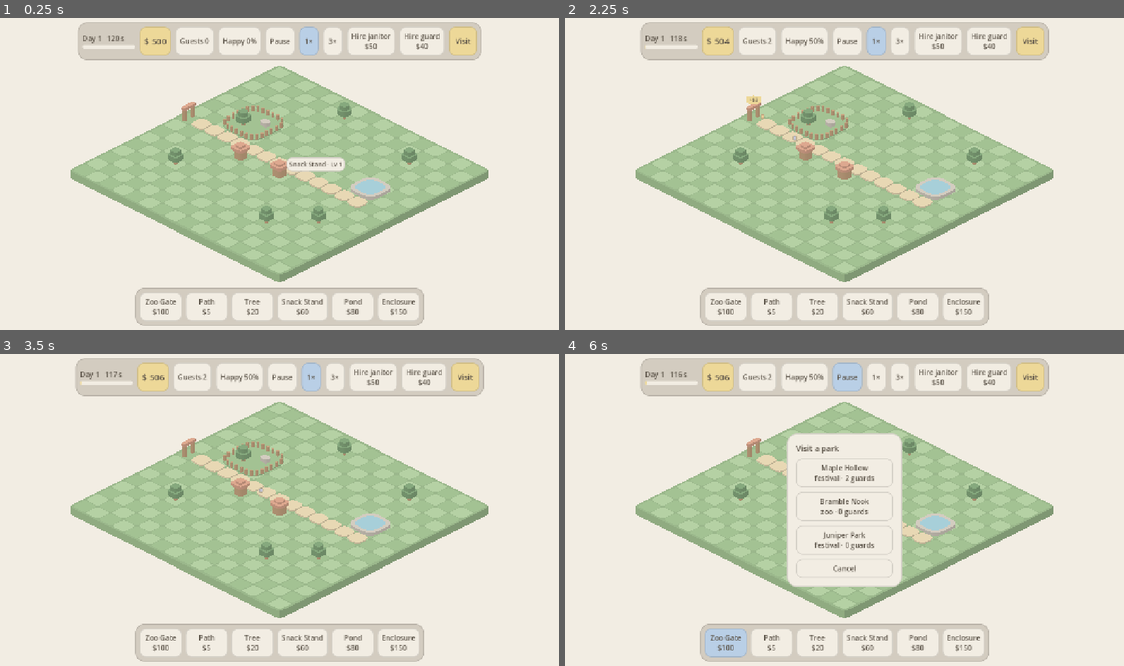
Above: before the commit, frames 1-4 (two rows, left to right).
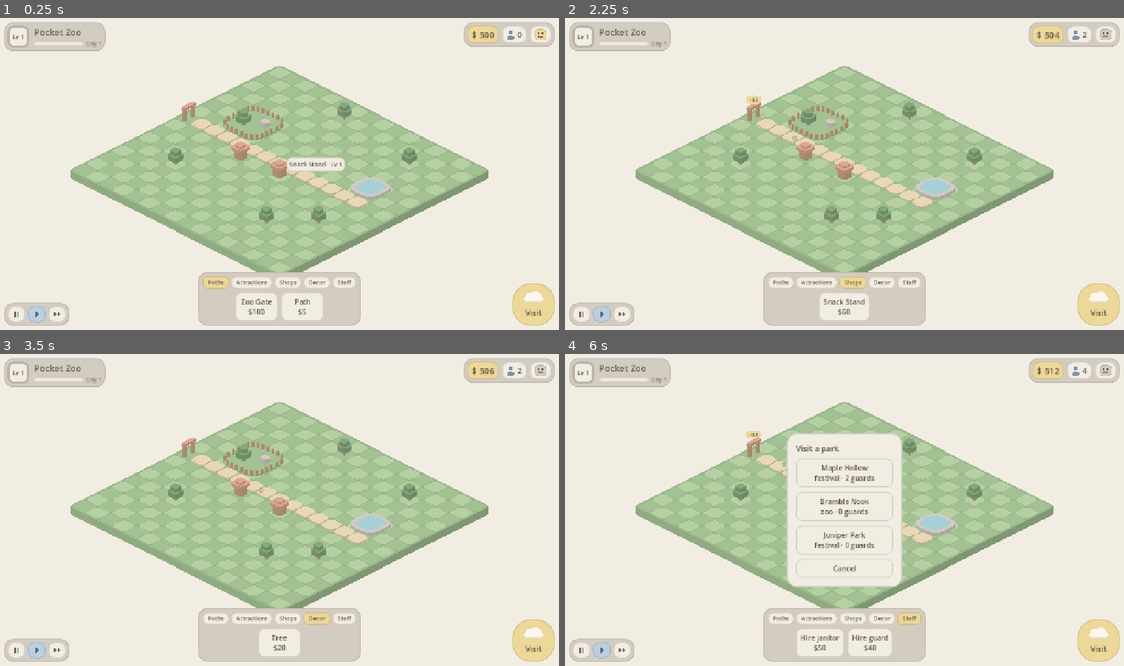
Above: after the commit, the same moments.

Repository: MKrabs/pocket-parks
Game: Godot game, scene res://main.tscn
Two runs of this game, one before a commit and one after it. Both use one fixed random seed, a clock stepped at 60 frames per second and the inputs below.
Inputs (mouse positions are in pixels of both pictures, inside the frame that each line leads up to):
- Up to frame 1 (0.25 s): no input
- Up to frame 2 (2.25 s): click (783, 283) at 0.5 s, where only the run after the commit has a clickable "Paths"; click (816, 283) at 1.25 s, where only the run after the commit has a clickable "Attractions"; click (850, 283) at 2 s, where only the run after the commit has a clickable "Shops"
- Up to frame 3 (3.5 s): click (318, 619) at 2.75 s, where only the run after the commit has a clickable "Decor"
- Up to frame 4 (6 s): click (911, 619) at 3.5 s, where only the run after the commit has a clickable "Staff"; click (844, 375) at 4.25 s, where only the run before the commit has a clickable "Pause"; click "Visit" at 5 s; click (727, 644) at 5.75 s, where only the run before the commit has a clickable "Zoo Gate $100"

The runs differ from the first frame. In frame 1, 12% of the frame differs, in the area x 0-100%, y 1-99%; in frame 2, 13%; in frame 3, 13%; in frame 4, 13%.

Commit message:
X3: New HUD layout: corner HUD, tabbed build bar with Staff, round Visit button
Co-Authored-By: Claude Opus 5.5 <noreply@anthropic.com>

Diff:
--- a/main.gd
+++ b/main.gd
@@ -95,6 +95,7 @@
 		grid.tile_hover = id != ""
 		if id != "":
 			card.close())
+	bar.hire.connect(func(kind: String) -> void: sim.hire(kind))
 	add_child(bar)
 	card.sim = sim
 	card.map = zoo.map
@@ -130,6 +131,7 @@
 		step_world()
 		_acc -= 1.0
 	zoo.show_wrecked(sim.closed)
+	toasts.floor_y = card.top() if card.is_open() else INF
 	zoo.map.money = sim.money  # the sim owns money while the day runs; building spends from the map
 	if visiting:
 		_visit_zoo.show_wrecked(visits[0]["sim"].closed)
--- a/scripts/build_bar.gd
+++ b/scripts/build_bar.gd
@@ -1,12 +1,16 @@
 class_name BuildBar
 extends CanvasLayer
-# Bottom bar: one button per catalog building plus an eraser. Money lives in the Hud.
+# Bottom bar: category tabs over one row of items. Building tabs filter the catalog by role; Staff hires.
 
 signal picked(id: String)  # "" = back to Select (the pressed item was clicked again)
+signal hire(kind: String)
 
 const RADIUS := 14
+const TABS := {"Paths": ["entrance", "path"], "Attractions": ["attraction"], "Shops": ["shop"], "Decor": ["decor"], "Staff": []}
 
-var row := HBoxContainer.new()
+var row := HBoxContainer.new()  # every item; only the current tab's are visible
+var tabs := HBoxContainer.new()
+var tab := "Paths"
 var stolen: Array[String] = []  # blueprints spies brought home, offered in every theme
 
 static func box(c: Color, radius: int = RADIUS) -> StyleBoxFlat:
@@ -19,17 +23,46 @@
 	s.set_border_width_all(2)
 	return s
 
+## Tab a building id belongs to ("" if none).
+static func tab_of(id: String) -> String:
+	for t: String in TABS:
+		if Buildings.get_def(id)["role"] in TABS[t]:
+			return t
+	return ""
+
 func _ready() -> void:
 	var bar := PanelContainer.new()
 	bar.add_theme_stylebox_override("panel", box(Palette.STONE, 20))
+	var col := VBoxContainer.new()
+	col.add_theme_constant_override("separation", 8)
+	tabs.add_theme_constant_override("separation", 4)
+	tabs.alignment = BoxContainer.ALIGNMENT_CENTER
+	var group := ButtonGroup.new()
+	for t: String in TABS:
+		var b := Hud._button(t, show_tab.bind(t))
+		b.toggle_mode = true
+		b.button_group = group
+		b.button_pressed = t == tab
+		b.add_theme_font_size_override("font_size", 13)
+		b.add_theme_stylebox_override("pressed", box(Palette.BUTTER, 10))
+		b.add_theme_stylebox_override("hover_pressed", box(Palette.BUTTER, 10))
+		for k in ["normal", "hover", "pressed", "hover_pressed"]:
+			(b.get_theme_stylebox(k) as StyleBoxFlat).set_content_margin_all(5)
+			(b.get_theme_stylebox(k) as StyleBoxFlat).content_margin_left = 12
+			(b.get_theme_stylebox(k) as StyleBoxFlat).content_margin_right = 12
+		b.set_meta("tab", t)
+		tabs.add_child(b)
+	col.add_child(tabs)
 	row.add_theme_constant_override("separation", 8)
-	bar.add_child(row)
+	row.alignment = BoxContainer.ALIGNMENT_CENTER
+	col.add_child(row)
+	bar.add_child(col)
 	add_child(bar)
 	bar.grow_horizontal = Control.GROW_DIRECTION_BOTH
 	bar.grow_vertical = Control.GROW_DIRECTION_BEGIN
 	fill()
 
-## (Re)build the buttons for the active theme, none pressed (Select mode).
+## (Re)build the items for the active theme, none pressed (Select mode).
 func fill() -> void:
 	for c in row.get_children():
 		row.remove_child(c)
@@ -39,36 +72,52 @@
 	for id: String in Buildings.ids() + stolen.filter(func(s: String) -> bool: return not s in Buildings.ids()):
 		var b: Dictionary = Buildings.get_def(id)
 		row.add_child(button("%s\n$%d" % [b["name"], b["cost"]], id, group))
-	var bar := row.get_parent() as Control
-	bar.reset_size()
-	bar.set_anchors_and_offsets_preset(Control.PRESET_CENTER_BOTTOM, Control.PRESET_MODE_MINSIZE, 16)
+	for kind: String in ParkSim.STAFF:
+		var h := Hud._button("Hire %s\n$%d" % [kind, ParkSim.STAFF[kind]["hire"]], hire.emit.bind(kind))
+		h.custom_minimum_size = Vector2(96, 0)
+		h.set_meta("id", "")
+		h.set_meta("tab", "Staff")
+		row.add_child(h)
 	picked.emit("")
+	show_tab(tab)
+
+## Show one tab's items; an item pressed on another tab is let go (back to Select).
+func show_tab(t: String) -> void:
+	tab = t
+	for b: Button in tabs.get_children():
+		b.set_pressed_no_signal(b.get_meta("tab") == t)
+	for b: Button in row.get_children():
+		b.visible = b.get_meta("tab") == t
+		if not b.visible and b.button_pressed:
+			b.button_pressed = false
+	var bar := row.get_parent().get_parent() as Control
+	if bar.is_inside_tree():
+		bar.reset_size()
+		bar.set_anchors_and_offsets_preset(Control.PRESET_CENTER_BOTTOM, Control.PRESET_MODE_MINSIZE, 16)
+
+## Ids on the current tab (hire buttons count as "").
+func visible_ids() -> Array:
+	return row.get_children().filter(func(b: Button) -> bool: return b.visible).map(func(b: Button) -> String: return b.get_meta("id"))
 
 ## Back to Select: unpress whatever item is pressed (emits picked("")).
 func clear() -> void:
 	for b: Button in row.get_children():
 		b.button_pressed = false
 
-## Press the item for `id` (emits picked(id)), as a click on it would.
+## Press the item for `id` (emits picked(id)), as a click on it would; its tab opens first.
 func pick(id: String) -> void:
+	show_tab(tab_of(id))
 	for b: Button in row.get_children():
 		if b.get_meta("id") == id:
 			b.button_pressed = true
 
 func button(text: String, id: String, group: ButtonGroup) -> Button:
-	var b := Button.new()
-	b.text = text
+	var b := Hud._button(text, func() -> void: pass)
 	b.toggle_mode = true
 	b.button_group = group
-	b.focus_mode = Control.FOCUS_NONE
 	b.custom_minimum_size = Vector2(96, 0)
-	b.add_theme_stylebox_override("normal", box(Palette.CREAM))
-	b.add_theme_stylebox_override("hover", box(Palette.shade(Palette.CREAM, 0.04)))
-	b.add_theme_stylebox_override("pressed", box(Palette.SKY))
-	b.add_theme_stylebox_override("hover_pressed", box(Palette.SKY))
-	for k in ["font_color", "font_hover_color", "font_pressed_color", "font_hover_pressed_color"]:
-		b.add_theme_color_override(k, Palette.INK)
 	b.set_meta("id", id)
+	b.set_meta("tab", tab_of(id))
 	b.toggled.connect(func(on: bool) -> void:
 		if on:
 			picked.emit(id)
--- a/scripts/crime_toasts.gd
+++ b/scripts/crime_toasts.gd
@@ -8,15 +8,17 @@
 const MAX := 4
 const LIFE := 6.0
 const NO_ORIGIN := Vector2i(-1, -1)
+const TOP := 90.0  # below the hud's top-right chips
 
 var items: Array[Dictionary] = []  # {panel, sub, event, age}, newest first
+var floor_y := INF  # toasts reaching below this are hidden (main sets it to the info card's top)
 var _col := VBoxContainer.new()
 
 func _ready() -> void:
 	_col.add_theme_constant_override("separation", 8)
 	_col.set_anchors_and_offsets_preset(Control.PRESET_TOP_RIGHT, Control.PRESET_MODE_MINSIZE, 16)
 	_col.grow_horizontal = Control.GROW_DIRECTION_BEGIN
-	_col.position.y = 116  # below the hud bar
+	_col.position.y = TOP
 	_col.mouse_filter = Control.MOUSE_FILTER_IGNORE
 	add_child(_col)
 
@@ -65,6 +67,8 @@
 	for t in items.duplicate():
 		t["age"] += delta
 		t["sub"].visible = t["event"].get("witnessed", false)
+		var p: Control = t["panel"]
+		p.visible = p.position.y + p.size.y + TOP + 8 <= floor_y
 		if t["age"] >= LIFE:
 			items.erase(t)
 			_vanish(t["panel"])
--- a/scripts/hud.gd
+++ b/scripts/hud.gd
@@ -1,73 +1,132 @@
 class_name Hud
 extends CanvasLayer
-# Top bar over the running day: clock, money, guests, happiness, speed, hiring. End-of-day card.
+# Screen corners over the running day. Top-left: park name, level badge, day bar. Top-right: money,
+# guests, mood face. Bottom-left: pause / play / fast. Bottom-right: Visit. Plus the end-of-day card.
 
 signal visit_pressed
+
+const MARGIN := 16
+const SPEEDS := [0, 1, 3]
+const VISIT_SIZE := 96.0
 
 var sim: ParkSim
 var speed := 1  # sim steps per tick of game time; 0 = paused
 var day := 1
-
+var level := 1
+var progress := 0.0  # 0..1 of the way to the next level (park level comes in L1)
+
+var park_name := _label(20)
+var guests := _label(18)
+var money := _label(20)
+var mood := 0  # 1 happy, 0 neutral, -1 sad (drawn as a face)
+var speed_buttons: Array[Button] = []
+var visit: Button
 var _clock := ProgressBar.new()
-var _day_label := _label(16)
-var _money := _label(20)
+var _day_label := _label(13)
+var _badge := Control.new()
+var _face := Control.new()
 var _chip: PanelContainer  # the money chip
 var _shown := 0.0  # money the chip shows while it counts to sim.money
 var _target := 0
 var _count: Tween
 var _bounced := -INF
 var _time := 0.0
-var _guests := _label(16)
-var _mood := _label(16)
 var _card := PanelContainer.new()
 var _card_text := _label(18)
+
+## Mood face for an average happiness (0..100).
+static func face_for(happiness: float) -> int:
+	return 1 if happiness >= 60.0 else (0 if happiness >= 35.0 else -1)
+
+## Park level on the badge; `p` fills its ring (0..1).
+func set_level(lv: int, p: float) -> void:
+	level = lv
+	progress = clampf(p, 0.0, 1.0)
+	_badge.queue_redraw()
 
 func _ready() -> void:
 	_target = sim.money
 	_shown = sim.money
-	var bar := PanelContainer.new()
-	bar.add_theme_stylebox_override("panel", BuildBar.box(Palette.STONE, 20))
-	var row := HBoxContainer.new()
-	row.add_theme_constant_override("separation", 10)
-	bar.add_child(row)
-
-	var clock := VBoxContainer.new()
-	clock.add_theme_constant_override("separation", 4)
-	clock.alignment = BoxContainer.ALIGNMENT_CENTER
-	clock.add_child(_day_label)
-	_clock.custom_minimum_size = Vector2(120, 8)
+	park_name.text = "Pocket Zoo"
+
+	# top-left: badge, name, day bar
+	var left := _panel()
+	var lrow := HBoxContainer.new()
+	lrow.add_theme_constant_override("separation", 12)
+	_badge.custom_minimum_size = Vector2(48, 48)
+	_badge.draw.connect(_draw_badge)
+	lrow.add_child(_badge)
+	var lcol := VBoxContainer.new()
+	lcol.add_theme_constant_override("separation", 4)
+	lcol.alignment = BoxContainer.ALIGNMENT_CENTER
+	lcol.add_child(park_name)
+	var drow := HBoxContainer.new()
+	drow.add_theme_constant_override("separation", 8)
+	_clock.custom_minimum_size = Vector2(110, 6)
+	_clock.size_flags_vertical = Control.SIZE_SHRINK_CENTER
 	_clock.show_percentage = false
 	_clock.max_value = ParkSim.DAY_TICKS
 	_clock.add_theme_stylebox_override("background", _flat(Palette.CREAM))
 	_clock.add_theme_stylebox_override("fill", _flat(Palette.BUTTER))
-	clock.add_child(_clock)
-	row.add_child(clock)
-	for l in [_money, _guests, _mood]:
-		var chip := PanelContainer.new()
-		chip.add_theme_stylebox_override("panel", BuildBar.box(Palette.BUTTER if l == _money else Palette.CREAM))
-		chip.add_child(l)
-		if l == _money:
-			_chip = chip
-		row.add_child(chip)
-
+	drow.add_child(_clock)
+	_day_label.modulate.a = 0.7
+	drow.add_child(_day_label)
+	lcol.add_child(drow)
+	lrow.add_child(lcol)
+	left.add_child(lrow)
+	add_child(left)
+	left.set_anchors_and_offsets_preset(Control.PRESET_TOP_LEFT, Control.PRESET_MODE_MINSIZE, MARGIN)
+
+	# top-right: money, guests, mood
+	var right := _panel()
+	var rrow := HBoxContainer.new()
+	rrow.add_theme_constant_override("separation", 8)
+	_chip = _chip_of(Palette.BUTTER, [money])
+	rrow.add_child(_chip)
+	rrow.add_child(_chip_of(Palette.CREAM, [_icon(Vector2(18, 26), _draw_person), guests]))
+	_face.custom_minimum_size = Vector2(28, 28)
+	_face.draw.connect(_draw_face)
+	rrow.add_child(_chip_of(Palette.CREAM, [_face]))
+	right.add_child(rrow)
+	add_child(right)
+	right.set_anchors_and_offsets_preset(Control.PRESET_TOP_RIGHT, Control.PRESET_MODE_MINSIZE, MARGIN)
+	right.grow_horizontal = Control.GROW_DIRECTION_BEGIN
+
+	# bottom-left: speed
+	var speeds := _panel()
+	var srow := HBoxContainer.new()
+	srow.add_theme_constant_override("separation", 6)
 	var group := ButtonGroup.new()
-	for s in [[0, "Pause"], [1, "1×"], [3, "3×"]]:
-		var b := _button(s[1], func() -> void: speed = s[0])
+	for s: int in SPEEDS:
+		var b := _button("", func() -> void: speed = s)
 		b.toggle_mode = true
 		b.button_group = group
-		b.button_pressed = s[0] == speed
-		b.custom_minimum_size = Vector2(44, 0)
-		row.add_child(b)
-	for kind: String in ParkSim.STAFF:
-		row.add_child(_button("Hire %s\n$%d" % [kind, ParkSim.STAFF[kind]["hire"]], func() -> void: sim.hire(kind)))
-	var visit := _button("Visit", visit_pressed.emit)
-	visit.add_theme_stylebox_override("normal", BuildBar.box(Palette.BUTTER))
-	visit.add_theme_stylebox_override("hover", BuildBar.box(Palette.shade(Palette.BUTTER, 0.04)))
-	visit.custom_minimum_size = Vector2(64, 0)
-	row.add_child(visit)
-	add_child(bar)
-	bar.set_anchors_and_offsets_preset(Control.PRESET_CENTER_TOP, Control.PRESET_MODE_MINSIZE, 16)
-	bar.grow_horizontal = Control.GROW_DIRECTION_BOTH
+		b.button_pressed = s == speed
+		b.custom_minimum_size = Vector2(40, 36)
+		b.draw.connect(_draw_speed.bind(b, s))
+		speed_buttons.append(b)
+		srow.add_child(b)
+	speeds.add_child(srow)
+	add_child(speeds)
+	speeds.set_anchors_and_offsets_preset(Control.PRESET_BOTTOM_LEFT, Control.PRESET_MODE_MINSIZE, MARGIN)
+	speeds.grow_vertical = Control.GROW_DIRECTION_BEGIN
+
+	# bottom-right: Visit, a big round button with a cloud
+	visit = _button("Visit", visit_pressed.emit)
+	for k in ["normal", "hover", "pressed", "hover_pressed"]:
+		var st := BuildBar.box(Palette.shade(Palette.BUTTER, 0.04) if k == "hover" else Palette.BUTTER, int(VISIT_SIZE * 0.42))
+		st.content_margin_top = 46
+		visit.add_theme_stylebox_override(k, st)
+	visit.add_theme_font_size_override("font_size", 18)
+	visit.custom_minimum_size = Vector2.ONE * VISIT_SIZE
+	var cloud := Puff.new()
+	cloud.size = 44
+	cloud.position = Vector2(VISIT_SIZE * 0.5, 30)
+	visit.add_child(cloud)
+	add_child(visit)
+	visit.set_anchors_and_offsets_preset(Control.PRESET_BOTTOM_RIGHT, Control.PRESET_MODE_MINSIZE, MARGIN)
+	visit.grow_horizontal = Control.GROW_DIRECTION_BEGIN
+	visit.grow_vertical = Control.GROW_DIRECTION_BEGIN
 
 	var card_box := BuildBar.box(Palette.CREAM, 20)
 	card_box.set_content_margin_all(22)
@@ -96,11 +155,14 @@
 			_chip.pivot_offset = _chip.size * 0.5
 			Motion.bounce(_chip)
 	var r := sim.day_report()
-	_day_label.text = "Day %d   %d s" % [day, ceili(ParkSim.DAY_TICKS / float(ParkSim.TPS) - sim.day_time())]
+	_day_label.text = "Day %d" % day
 	_clock.value = sim.tick
-	_money.text = "$ %d" % roundi(_shown)
-	_guests.text = "Guests %d" % sim.guests.size()
-	_mood.text = "Happy %d%%" % roundi(r["happiness"])
+	money.text = "$ %d" % roundi(_shown)
+	guests.text = str(sim.guests.size())
+	var m := face_for(r["happiness"]) if sim.guests.size() > 0 else 1
+	if m != mood:
+		mood = m
+		_face.queue_redraw()
 	var over := sim.tick >= ParkSim.DAY_TICKS
 	if over and not _card.visible:
 		_card_text.text = "Day %d is over\nIncome   $ %d\nGuests   %d\nHappiness   %d%%\nWages   $ %d" % [
@@ -118,6 +180,91 @@
 	Motion.pop(c)
 	Motion.fly_to(c, chip if amount > 0 else screen, func() -> void: Motion.vanish(c))
 
+func _draw_badge() -> void:
+	var c := _badge.size * 0.5
+	var ring := Squircle.points(c, c - Vector2(2, 2), 4.0, 48)
+	_badge.draw_colored_polygon(ring, Palette.CREAM)
+	ring.append(ring[0])
+	_badge.draw_polyline(ring, Palette.shade(Palette.STONE, 0.12), 4.0, true)
+	if progress > 0.0:  # clockwise from the top
+		var steps := 48
+		var part := ring.slice(0, 0)
+		for i in roundi(steps * progress) + 1:
+			part.append(ring[(i + steps * 3 / 4) % steps])
+		_badge.draw_polyline(part, Palette.shade(Palette.BUTTER, 0.22), 4.0, true)
+	var font := ThemeDB.fallback_font
+	var t := "Lv %d" % level
+	var w := font.get_string_size(t, HORIZONTAL_ALIGNMENT_LEFT, -1, 14).x
+	_badge.draw_string(font, c + Vector2(-w * 0.5, 5), t, HORIZONTAL_ALIGNMENT_LEFT, -1, 14, Palette.INK)
+
+func _draw_face() -> void:
+	var c := _face.size * 0.5
+	var col: Color = [Palette.CORAL, Palette.STONE, Palette.BUTTER][mood + 1]
+	_face.draw_colored_polygon(Squircle.points(c, Vector2(13, 13), 3.2, 40), Palette.shade(col, 0.12))
+	_face.draw_colored_polygon(Squircle.points(c, Vector2(11.5, 11.5), 3.2, 40), col)
+	var ink := Color(Palette.INK, 0.85)
+	for x in [-4.5, 4.5]:
+		_face.draw_colored_polygon(Squircle.points(c + Vector2(x, -3), Vector2(1.6, 2.0), 3.0, 12), ink)
+	var mouth := PackedVector2Array()
+	for i in 9:
+		var x := (i / 8.0 - 0.5) * 10.0
+		mouth.append(c + Vector2(x, 4.0 + mood * (2.5 - x * x / 10.0)))
+	_face.draw_polyline(mouth, ink, 1.8, true)
+
+func _draw_person(ci: Control) -> void:
+	var c := ci.size * 0.5
+	var ink := Palette.shade(Palette.SKY, 0.3)
+	ci.draw_colored_polygon(Squircle.points(c + Vector2(0, -5), Vector2(4.5, 4.5), 3.0, 24), ink)
+	ci.draw_colored_polygon(Squircle.points(c + Vector2(0, 8), Vector2(7.5, 5), 3.0, 24), ink)
+
+func _draw_speed(b: Button, s: int) -> void:
+	var c := b.size * 0.5
+	var ink := Color(Palette.INK, 0.85)
+	match s:
+		0:
+			for x in [-3.5, 3.5]:
+				b.draw_colored_polygon(Squircle.points(c + Vector2(x, 0), Vector2(2.2, 7), 4.0, 20), ink)
+		1:
+			b.draw_colored_polygon(_tri(c + Vector2(1.5, 0), 7.0), ink)
+		_:
+			for x in [-4.0, 4.0]:
+				b.draw_colored_polygon(_tri(c + Vector2(x, 0), 6.0), ink)
+
+## A play triangle pointing right with softened corners, centred on `at`, about 2r tall.
+static func _tri(at: Vector2, r: float) -> PackedVector2Array:
+	var out := PackedVector2Array()
+	var k := r * 0.25
+	for p: Vector2 in [Vector2(-0.6, -1), Vector2(0.9, 0), Vector2(-0.6, 1)]:
+		out.append(at + p * r + (-p.normalized()) * k)
+	return out
+
+static func _icon(min_size: Vector2, f: Callable) -> Control:
+	var c := Control.new()
+	c.custom_minimum_size = min_size
+	c.draw.connect(func() -> void: f.call(c))
+	return c
+
+static func _panel() -> PanelContainer:
+	var p := PanelContainer.new()
+	var st := BuildBar.box(Palette.STONE, 20)
+	st.set_content_margin_all(8)
+	p.add_theme_stylebox_override("panel", st)
+	return p
+
+static func _chip_of(c: Color, kids: Array) -> PanelContainer:
+	var chip := PanelContainer.new()
+	var st := BuildBar.box(c)
+	st.content_margin_top = 6
+	st.content_margin_bottom = 6
+	chip.add_theme_stylebox_override("panel", st)
+	var row := HBoxContainer.new()
+	row.add_theme_constant_override("separation", 6)
+	for k: Control in kids:
+		k.size_flags_vertical = Control.SIZE_SHRINK_CENTER
+		row.add_child(k)
+	chip.add_child(row)
+	return chip
+
 static func _label(size: int) -> Label:
 	var l := Label.new()
 	l.add_theme_color_override("font_color", Palette.INK)
@@ -127,7 +274,7 @@
 static func _flat(c: Color) -> StyleBoxFlat:
 	var s := StyleBoxFlat.new()
 	s.bg_color = c
-	s.set_corner_radius_all(4)
+	s.set_corner_radius_all(3)
 	s.corner_detail = 6
 	return s
 
--- a/scripts/info_card.gd
+++ b/scripts/info_card.gd
@@ -6,7 +6,7 @@
 signal action(name: String)  # "upgrade", "repair", "demolish", "accuse"
 
 const WIDTH := 270.0
-const BOTTOM := 24.0  # card bottom, px above the screen bottom (crime toasts stack from the top-right)
+const BOTTOM := Hud.MARGIN * 2 + Hud.VISIT_SIZE  # card bottom sits above the Visit button; toasts above it stop at top()
 
 var sim: ParkSim
 var map: ParkMap
@@ -54,6 +54,10 @@
 
 func is_open() -> bool:
 	return _panel.visible
+
+## Screen y of the card's top edge.
+func top() -> float:
+	return _panel.position.y
 
 func show_building(o: Vector2i) -> void:
 	origin = o
--- /dev/null
+++ b/tests/show_hud.gd
@@ -0,0 +1,23 @@
+extends SceneTree
+# Showcase: the HUD with four crime toasts and a building card open at once (nothing may overlap).
+# ./gd shot shots/X3-card.png 2 res://tests/show_hud.gd
+
+var main: Node2D
+var _done := false
+
+func _initialize() -> void:
+	RenderingServer.set_default_clear_color(Palette.CREAM)
+	main = load("res://main.gd").new()
+	main.bots = false
+	root.add_child.call_deferred(main)
+
+func _process(_delta: float) -> bool:
+	if _done or not main.is_node_ready():
+		return false
+	_done = true
+	main.hud.speed = 0
+	for k: String in ["robbed", "littered", "spied", "wrecked"]:
+		main.toasts.add(k, "Snack Stand: " + k)
+	main.card.show_building(Vector2i(8, 8))
+	main.bar.show_tab("Staff")
+	return false
--- /dev/null
+++ b/tests/test_hud.gd
@@ -0,0 +1,66 @@
+extends SceneTree
+var failed := false
+func ok(cond: bool, msg: String) -> void:
+	if not cond:
+		failed = true
+		printerr("FAIL: ", msg)
+func done() -> void:
+	quit(1 if failed else 0)
+
+func _initialize() -> void:
+	var main: Node2D = load("res://main.gd").new()
+	main.bots = false
+	root.add_child.call_deferred(main)
+	await main.ready
+	var hud: Hud = main.hud
+	var bar: BuildBar = main.bar
+	var sim: ParkSim = main.sim
+
+	# tabs filter the build items by role
+	for t: String in BuildBar.TABS:
+		bar.show_tab(t)
+		var ids := bar.visible_ids()
+		if t == "Staff":
+			ok(ids.size() == ParkSim.STAFF.size() and ids.all(func(i: String) -> bool: return i == ""), "Staff tab holds only hiring")
+		else:
+			ok(not ids.is_empty(), "%s tab has items" % t)
+			ok(ids.all(func(i: String) -> bool: return Buildings.get_def(i)["role"] in BuildBar.TABS[t]), "%s tab filters by role: %s" % [t, ids])
+	var all: Array = []
+	for t: String in ["Paths", "Attractions", "Shops", "Decor"]:
+		bar.show_tab(t)
+		all += bar.visible_ids()
+	ok(all.size() == Buildings.ids().size(), "every catalog item sits in some tab")
+	bar.pick("snack_stand")
+	ok(bar.tab == "Shops" and main.zoo.selected == "snack_stand", "pick opens the item's tab")
+	bar.show_tab("Decor")
+	ok(main.zoo.selected == "", "switching tabs lets go of the picked item")
+
+	# the Staff tab hires
+	bar.show_tab("Staff")
+	var money := sim.money
+	var staff := sim.staff.size()
+	var b: Button = bar.row.get_children().filter(func(x: Button) -> bool: return x.visible)[0]
+	b.pressed.emit()
+	ok(sim.staff.size() == staff + 1 and sim.money < money, "hire button hires")
+
+	# speed buttons
+	hud.speed_buttons[0].pressed.emit()
+	ok(hud.speed == 0, "pause")
+	hud.speed_buttons[2].pressed.emit()
+	ok(hud.speed == 3, "fast")
+	hud.speed_buttons[1].pressed.emit()
+	ok(hud.speed == 1, "play")
+
+	# labels follow the sim
+	sim.money = 1234
+	await create_timer(Motion.COUNT_TIME + 0.2).timeout
+	ok(hud.money.text == "$ 1234", "money label: %s" % hud.money.text)
+	hud.speed = 0
+	sim.send("guest", "test")
+	await process_frame
+	ok(hud.guests.text == str(sim.guests.size()) and sim.guests.size() > 0, "guest label: %s" % hud.guests.text)
+	ok(Hud.face_for(90) == 1 and Hud.face_for(50) == 0 and Hud.face_for(10) == -1, "mood faces")
+	hud.set_level(2, 0.5)
+	ok(hud.level == 2 and hud.progress == 0.5, "level setter")
+	ok(hud.park_name.text == "Pocket Zoo", "park name")
+	done()
Not shown, added: tests/show_hud.gd.uid
Not shown, added: tests/test_hud.gd.uid
